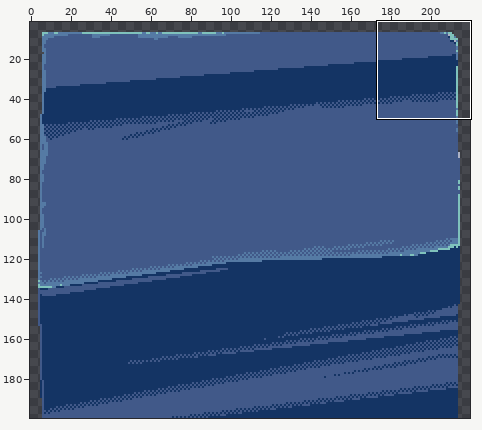
Pixel-art file: res/atlas/doc_darkPaper.aseprite. Above: a wide view before the commit, with the close-up outlined.
Close-up. Earlier state:
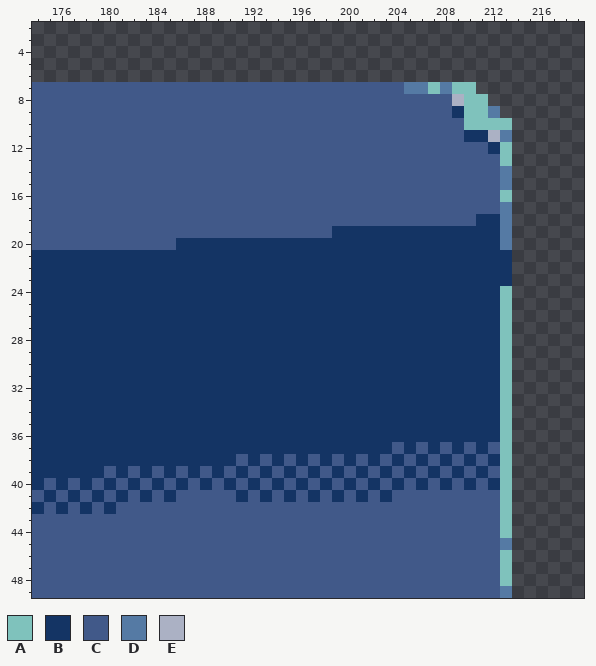
220x200 pixels, 1 frame. Shown: x 174..219, y 2..49. The wide view leaves out empty margins.
Palette (. is transparent): A #7fc2bc  B #143464  C #415989  D #557aa4  E #abb1c4
Pixels before, first column x 174:
 7 CCCCCCCCCCCCCCCCCCCCCCCCCCCCCCCDDADAA...
 8 CCCCCCCCCCCCCCCCCCCCCCCCCCCCCCCCCCCEAA..
 9 CCCCCCCCCCCCCCCCCCCCCCCCCCCCCCCCCCCBAAD.
10 CCCCCCCCCCCCCCCCCCCCCCCCCCCCCCCCCCCCAAAA
11 CCCCCCCCCCCCCCCCCCCCCCCCCCCCCCCCCCCCBBED
12 CCCCCCCCCCCCCCCCCCCCCCCCCCCCCCCCCCCCCCBA
13 CCCCCCCCCCCCCCCCCCCCCCCCCCCCCCCCCCCCCCCA
14 CCCCCCCCCCCCCCCCCCCCCCCCCCCCCCCCCCCCCCCD
15 CCCCCCCCCCCCCCCCCCCCCCCCCCCCCCCCCCCCCCCD
16 CCCCCCCCCCCCCCCCCCCCCCCCCCCCCCCCCCCCCCCA
17 CCCCCCCCCCCCCCCCCCCCCCCCCCCCCCCCCCCCCCCD
18 CCCCCCCCCCCCCCCCCCCCCCCCCCCCCCCCCCCCCBBD
19 CCCCCCCCCCCCCCCCCCCCCCCCCBBBBBBBBBBBBBBD
20 CCCCCCCCCCCCBBBBBBBBBBBBBBBBBBBBBBBBBBBD
21 BBBBBBBBBBBBBBBBBBBBBBBBBBBBBBBBBBBBBBBB
22 BBBBBBBBBBBBBBBBBBBBBBBBBBBBBBBBBBBBBBBB
23 BBBBBBBBBBBBBBBBBBBBBBBBBBBBBBBBBBBBBBBB
24 BBBBBBBBBBBBBBBBBBBBBBBBBBBBBBBBBBBBBBBA
25 BBBBBBBBBBBBBBBBBBBBBBBBBBBBBBBBBBBBBBBA
26 BBBBBBBBBBBBBBBBBBBBBBBBBBBBBBBBBBBBBBBA
27 BBBBBBBBBBBBBBBBBBBBBBBBBBBBBBBBBBBBBBBA
28 BBBBBBBBBBBBBBBBBBBBBBBBBBBBBBBBBBBBBBBA
29 BBBBBBBBBBBBBBBBBBBBBBBBBBBBBBBBBBBBBBBA
30 BBBBBBBBBBBBBBBBBBBBBBBBBBBBBBBBBBBBBBBA
31 BBBBBBBBBBBBBBBBBBBBBBBBBBBBBBBBBBBBBBBA
32 BBBBBBBBBBBBBBBBBBBBBBBBBBBBBBBBBBBBBBBA
33 BBBBBBBBBBBBBBBBBBBBBBBBBBBBBBBBBBBBBBBA
34 BBBBBBBBBBBBBBBBBBBBBBBBBBBBBBBBBBBBBBBA
35 BBBBBBBBBBBBBBBBBBBBBBBBBBBBBBBBBBBBBBBA
36 BBBBBBBBBBBBBBBBBBBBBBBBBBBBBBBBBBBBBBBA
37 BBBBBBBBBBBBBBBBBBBBBBBBBBBBBBCBCBCBCBCA
38 BBBBBBBBBBBBBBBBBCBCBCBCBCBCBCBCBCBCBCBA
39 BBBBBBCBCBCBCBCBCBCBCBCBCBCBCBCBCBCBCBCA
40 BCBCBCBCBCBCBCBCBCBCBCBCBCBCBCBCBCBCBCBA
41 CBCBCBCBCBCBCCCCCBCBCBCBCBCBCBCCCCCCCCCA
42 BCBCBCBCCCCCCCCCCCCCCCCCCCCCCCCCCCCCCCCA
43 CCCCCCCCCCCCCCCCCCCCCCCCCCCCCCCCCCCCCCCA
44 CCCCCCCCCCCCCCCCCCCCCCCCCCCCCCCCCCCCCCCA
45 CCCCCCCCCCCCCCCCCCCCCCCCCCCCCCCCCCCCCCCD
46 CCCCCCCCCCCCCCCCCCCCCCCCCCCCCCCCCCCCCCCA
47 CCCCCCCCCCCCCCCCCCCCCCCCCCCCCCCCCCCCCCCA
48 CCCCCCCCCCCCCCCCCCCCCCCCCCCCCCCCCCCCCCCA
49 CCCCCCCCCCCCCCCCCCCCCCCCCCCCCCCCCCCCCCCD
Once edited:
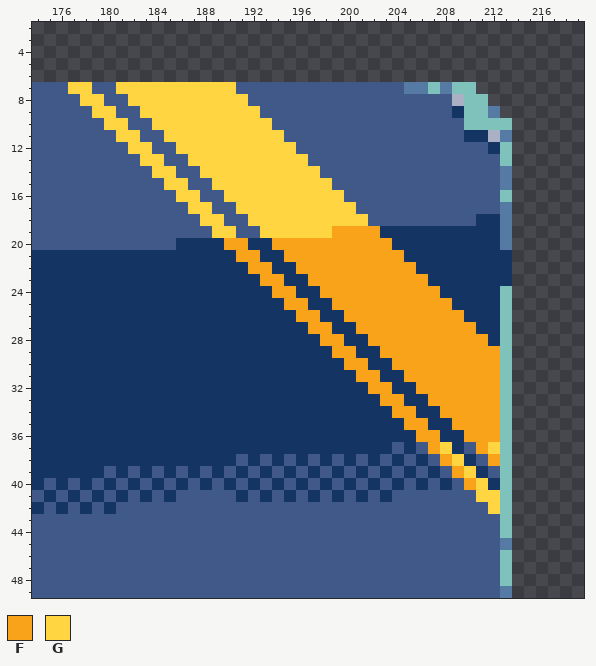
Colours new in this view: F #f9a31b  G #ffd541
Difference:
Colour F replaces colour B in row 19 at x 199 to 202; in row 20 at x 190 to 191 and 194 to 203; in row 21 at x 191 to 192 and 195 to 204; in row 22 at x 192 to 193 and 196 to 205; in row 23 at x 193 to 194 and 197 to 206; in row 24 at x 194 to 195 and 198 to 207.
Colour F replaces colour B in row 25 at x 195 to 196 and 199 to 208; in row 26 at x 196 to 197 and 200 to 209; in row 27 at x 197 to 198 and 201 to 210; in row 28 at x 198 to 199 and 202 to 211; in row 29 at x 199 to 200 and 203 to 212; in row 30 at x 200 to 201 and 204 to 212.
Colour F replaces colour B in row 31 at x 201 to 202 and 205 to 212; in row 32 at x 202 to 203 and 206 to 212; in row 33 at x 203 to 204 and 207 to 212; in row 34 at x 204 to 205 and 208 to 212; in row 35 at x 205 to 206 and 209 to 212; in row 36 at x 206 to 207 and 210 to 212.
Colour F replaces colour B in row 37 at x 207 and 211; in row 38 at x 208 and 212; in row 39 at x 209; in row 40 at x 210.
Colour G replaces colour C in row 7 at x 177 to 178 and 181 to 190; in row 8 at x 178 to 179 and 182 to 191; in row 9 at x 179 to 180 and 183 to 192; in row 10 at x 180 to 181 and 184 to 193; in row 11 at x 181 to 182 and 185 to 194; in row 12 at x 182 to 183 and 186 to 195.
Colour G replaces colour C in row 13 at x 183 to 184 and 187 to 196; in row 14 at x 184 to 185 and 188 to 197; in row 15 at x 185 to 186 and 189 to 198; in row 16 at x 186 to 187 and 190 to 199; in row 17 at x 187 to 188 and 191 to 200; in row 18 at x 188 to 189 and 192 to 201.
Colour G replaces colour C in row 19 at x 189 to 190 and 193 to 198; in row 37 at x 208 and 212; in row 38 at x 209; in row 39 at x 210; in row 40 at x 211; in row 41 at x 211 to 212.
Colour G replaces colour C in row 42 at x 212.
Boxes around the changes in both close-ups, in picture pixels (x1, y1, x2, y2):
changed: (68, 82, 500, 514)
